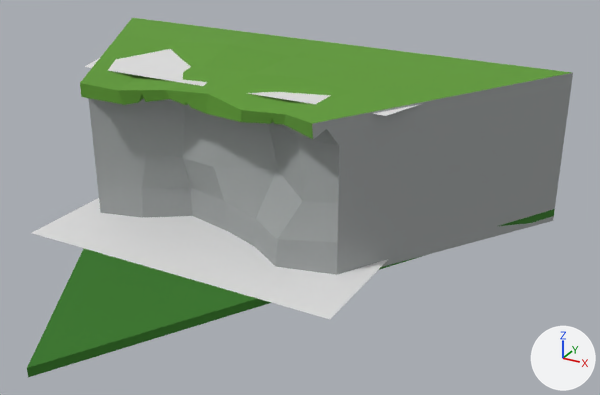
The glTF model public/assets/tile3.glb, before and after one commit.
Before and after are seen from a 50 mm camera at (0.773, -0.642, 0.685) aimed at (0.147, 0.496, 0.116). The axes (+X, +Y, +Z) are drawn at lower right. The lights are the same throughout.

Before the edit, the objects in view are built like this:
```python
mat_ground = principled_material('ground')
mat_ground.base_color = (0.0367, 0.188, 0.0182)  # dark green #367825
mat_ground.roughness = 1.0
mat_stone = principled_material('stone')
mat_stone.base_color = (0.352, 0.371, 0.371)  # grey #a0a4a4
mat_stone.roughness = 1.0
mat_top = principled_material('top')
mat_top.base_color = (0.117, 0.332, 0.0343)  # green #609c34
mat_top.roughness = 1.0
me_circle_012 = bpy.data.meshes.new('Circle.012')
me_circle_012.from_pydata(...)  # 8 vertices, 12 faces; spans x -0.5..0.5, y 0.0..0.866, z 0.0..0.015
me_circle_012.materials.append(mat_ground)  # dark green #367825
me_cylinder_011 = bpy.data.meshes.new('Cylinder.011')
me_cylinder_011.from_pydata(...)  # 89 vertices, 162 faces; spans x -0.5..0.5, y 0.39..0.866, z 0.0..0.302
# faces by material slot: [99, 63]
me_cylinder_011.materials.append(mat_stone)  # grey #a0a4a4
me_cylinder_011.materials.append(mat_top)  # green #609c34
me_plane_003 = bpy.data.meshes.new('Plane.003')
me_plane_003.from_pydata([(-0.301, -0.116, 0.0), (0.301, -0.116, 0.0), (-0.384, 0.154, 0.0), (0.385, 0.154, 0.0)], [], [(1, 2, 0), (1, 3, 2)])
ob_bushes3 = bpy.data.objects.new('bushes3', me_plane_003)
ob_bushes3.location = (0.001, 0.6, 0.29)
ob_ground_003 = bpy.data.objects.new('ground.003', me_circle_012)
ob_ground_003.location = (0.0, 0.0, 0.01)
ob_hill_003 = bpy.data.objects.new('hill.003', me_cylinder_011)
ob_hill_003.location = (0.0, 0.0, 0.0)
# also in view: 'rocks3' at (0.001, 0.421, 0.025)
```
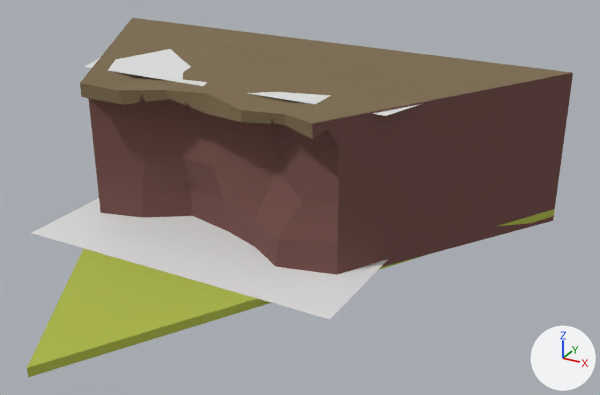
Where the change shows, as pixel boxes (x1, y1, x2, y2) in the pictures (600 x 395 px):
'hill.003', recoloured: (80, 18, 573, 275) in both
'ground.003', recoloured (green to yellow): (27, 209, 555, 377) in both

Patch to the scene script:
```diff
--- a/public/assets/tile3.glb.py
+++ b/public/assets/tile3.glb.py
@@ mat_stone @@
 mat_stone = principled_material('stone')
-mat_stone.base_color = (0.352, 0.371, 0.371)  # grey #a0a4a4
+mat_stone.base_color = (0.168, 0.0723, 0.063)  # brown #724c47
 mat_stone.roughness = 1.0
@@ mat_top @@
 mat_top = principled_material('top')
-mat_top.base_color = (0.117, 0.332, 0.0343)  # green #609c34
+mat_top.base_color = (0.205, 0.15, 0.0782)  # brown #7d6c4f
 mat_top.roughness = 1.0
@@ mat_ground @@
 mat_ground = principled_material('ground')
-mat_ground.base_color = (0.0367, 0.188, 0.0182)  # dark green #367825
+mat_ground.base_color = (0.429, 0.491, 0.0666)  # yellow #afba49
 mat_ground.roughness = 1.0
```
